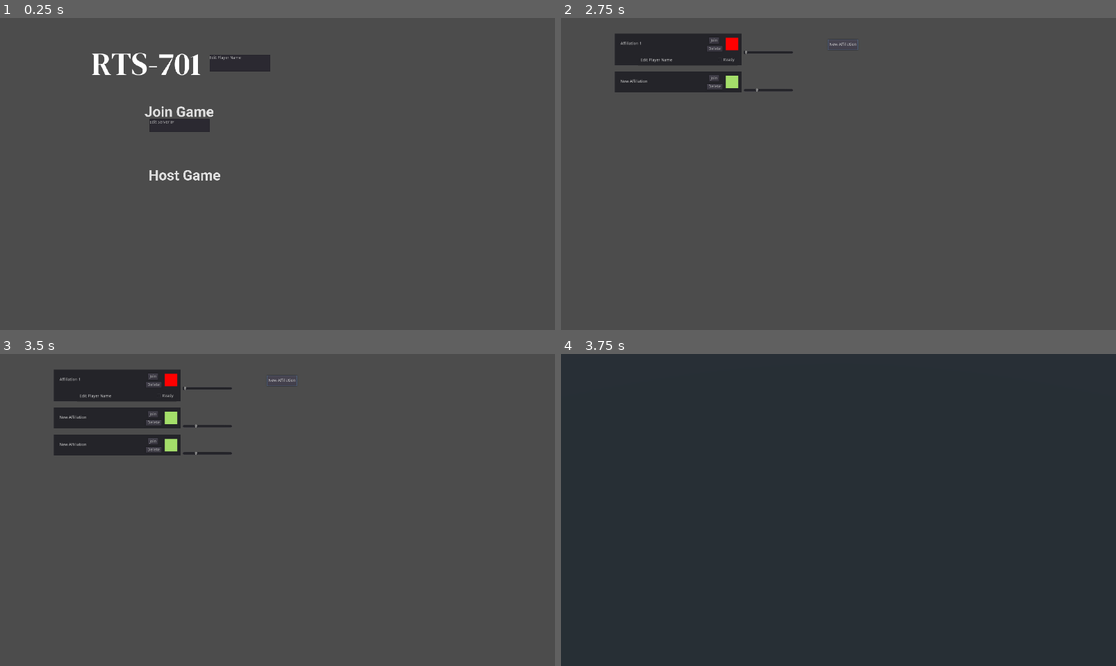
Above: before the commit, frames 1-4 (two rows, left to right).
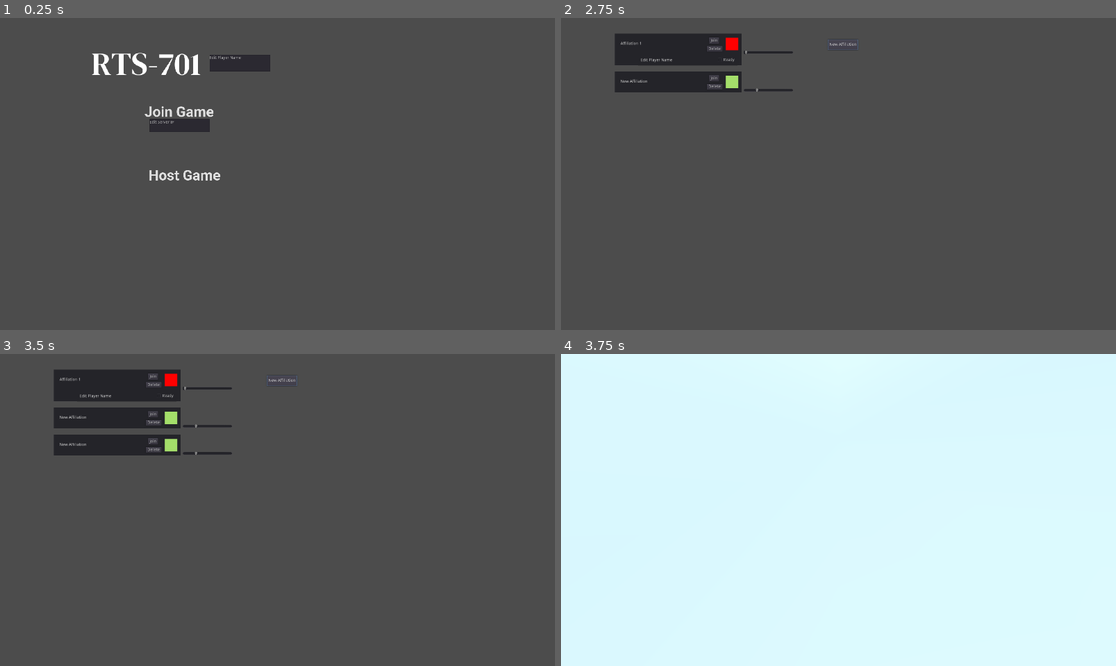
Above: after the commit, the same moments.

Repository: HansGoudey/rts-701
Game: Godot game, scene res://Main.tscn
The game is run twice, just before and just after one commit, with the same random seed, the same clock (stepped at 60 frames per second) and the same inputs.
Inputs (mouse positions are in pixels of both pictures, inside the frame that each line leads up to):
- Up to frame 1 (0.25 s): no input
- Up to frame 2 (2.75 s): tap Enter at 0.5 s; move the mouse to (960, 158) at 0.52 s; hold S (camera_backward) 0.53-1.25 s; click (960, 158) at 0.67 s; click "Host Game" at 1.25 s; click "New Affiliation" at 2 s
- Up to frame 3 (3.5 s): click "New Affiliation" at 2.75 s
- Up to frame 4 (3.75 s): click "Ready" at 3.5 s

Frames 1-3 are identical in both runs. In frame 4, 100% of the frame differs, in the area x 0-100%, y 0-100%.
Error in both runs: Invalid get index '0' (on base: 'Dictionary'). (res://Main.gd:62)

Commit message:
Beginning navigation structure, other cleanup

Diff:
--- a/RTS-701-Project/Affiliation.gd
+++ b/RTS-701-Project/Affiliation.gd
@@ -16,9 +16,7 @@
 # Visible Area (Fog of war)
 
 func _ready():
-	var player_scene = load("res://Player.tscn")
-	var player_node = player_scene.instance()
-	add_child(player_node)
+	pass
 
 #func _process(delta):
 #	pass
--- a/RTS-701-Project/Entity.gd
+++ b/RTS-701-Project/Entity.gd
@@ -16,6 +16,9 @@
 # Resources
 # warning-ignore:unused_class_variable
 var cost = []
+
+# Selection by Player
+var selected:bool = false
 
 func _ready():
 	add_entity()
--- a/RTS-701-Project/Game.gd
+++ b/RTS-701-Project/Game.gd
@@ -1,7 +1,6 @@
 extends Spatial
 
 # Affiliations
-var n_affiliations: int = 0
 var affiliations = []
 
 func _ready():
--- a/RTS-701-Project/Main.gd
+++ b/RTS-701-Project/Main.gd
@@ -54,7 +54,7 @@
 	affiliation.players.append(player)
 	affiliation.add_child(player)
 	player.affiliation = affiliation
-
+	player.assign_count += 1
 	emit_signal("lobby_ui_update")
 
 # Return the player node associated with a network peer ID
--- a/RTS-701-Project/Map/Map.gd
+++ b/RTS-701-Project/Map/Map.gd
@@ -1,6 +1,22 @@
 extends Spatial
+
+var navigation:Navigation = null
+var navmesh_id:int = 0
 
 func _ready():
 	# Add the terrain
-	var terrain_file = preload("res://Map/SimpleTerrain.glb")
-	add_child(terrain_file.instance())
+	var terrain_file = load("res://Map/SimpleTerrain.glb")
+	var terrain_node = terrain_file.instance()
+	add_child(terrain_node)
+	var terrain_mesh_instance:MeshInstance = terrain_node.get_child(0)
+	var terrain_mesh:Mesh = terrain_mesh_instance.get_mesh()
+
+	# Initiate navigation information
+	navigation = $Navigation
+	var navigation_mesh_instance:NavigationMeshInstance = NavigationMeshInstance.new()
+	var navigation_mesh:NavigationMesh = NavigationMesh.new()
+	navigation_mesh.create_from_mesh(terrain_mesh)
+
+	navmesh_id = navigation.navmesh_add(navigation_mesh, Transform.IDENTITY)
+	navigation_mesh_instance.set_enabled(true)
+	navigation.add_child(navigation_mesh_instance)
--- a/RTS-701-Project/Map/Map.tscn
+++ b/RTS-701-Project/Map/Map.tscn
@@ -8,8 +8,11 @@
 [node name="DirectionalLight" type="DirectionalLight" parent="."]
 transform = Transform( -0.56236, -0.719517, 0.407489, -0.00865531, 0.49789, 0.867197, -0.826847, 0.48415, -0.286221, 0, 0, 0 )
 light_color = Color( 0.909804, 0.866667, 0.74902, 1 )
+light_energy = 0.5
 shadow_enabled = true
 shadow_contact = 16.0
 directional_shadow_blend_splits = true
 directional_shadow_normal_bias = 16.0
 directional_shadow_max_distance = 2000.0
+
+[node name="Navigation" type="Navigation" parent="."]
--- a/RTS-701-Project/Player.gd
+++ b/RTS-701-Project/Player.gd
@@ -7,12 +7,14 @@
 be the child of an 'Affiliation' node.
 """
 
+var assign_count:int = 0
+
 # Name for UI (not the name of the node)
 # warning-ignore:unused_class_variable
 var id:String = ""
 
 # Affiliation (should be the parent of this node)
-var affiliation:Affiliation = null
+var affiliation:Affiliation
 
 # Lobby Information
 var ready_to_start:bool = false
@@ -177,3 +179,10 @@
 						select_entity()
 					mouse_drag = false
 					mouse_drag_time = 0
+			elif event.button_index == BUTTON_RIGHT:
+				if selected_entities.size() > 0:
+					for entity in selected_entities:
+						if entity is Unit:
+							var unit:Unit = entity as Unit
+
+							unit.add_navigation_order()
--- a/RTS-701-Project/Units/Unit.gd
+++ b/RTS-701-Project/Units/Unit.gd
@@ -27,3 +27,6 @@
 	# TODO: Use global for entire game to define the number of resources
 	for i in range(affiliation.resources.size()):
 		cost[i] = 10
+
+remote func add_navigation_order():
+	pass
Binary file changed: RTS-701-Project/Map/SimpleTerrain.glb
Not shown, changed: .gitignore
Not shown, changed: Resources/SimpleTerrain.blend
